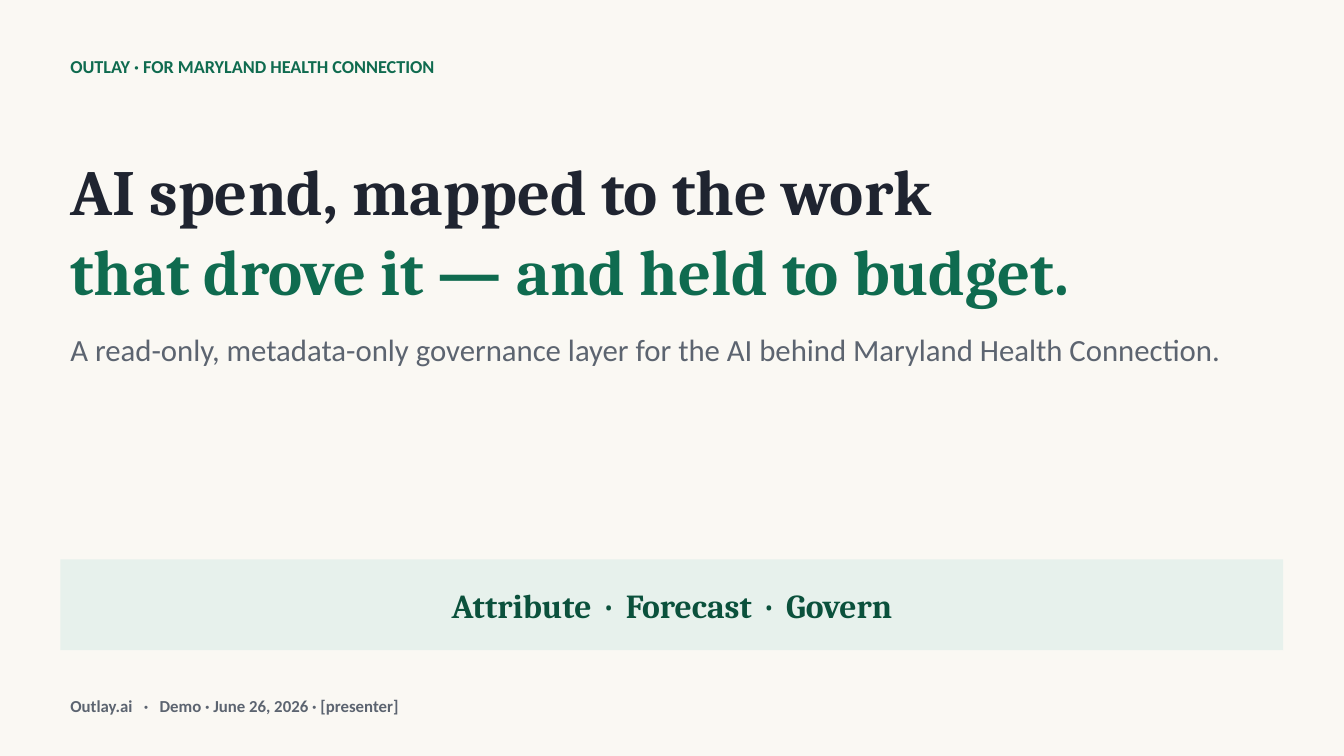
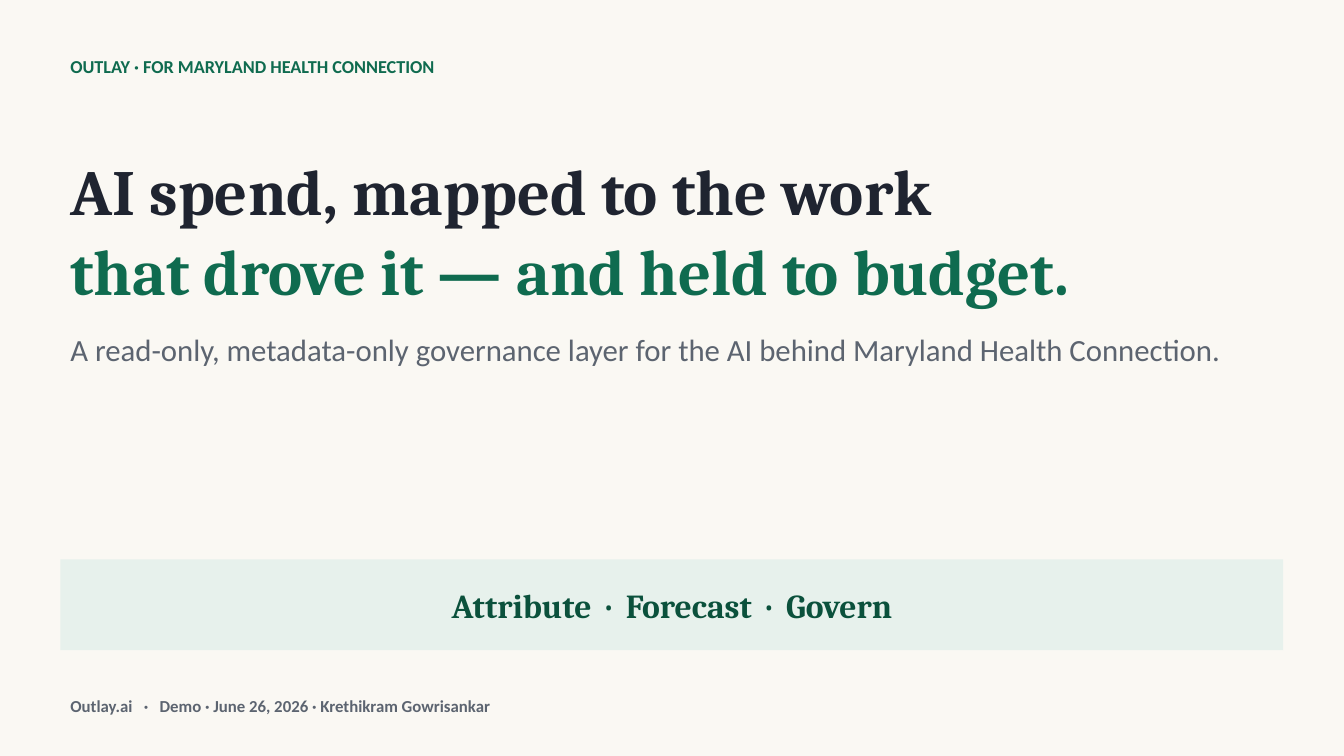
Before and after one commit to krethikram-sudo/options-bot, a slide deck: slide 3 of docs/mhbe-demo-deck.pptx. Drawn at 1344x756 pixels with LibreOffice and Linux fonts; fonts in the diff are those of the drawing. Boxes give left, top, right and bottom in pixels: in the first picture for what was removed or moved away, otherwise in the second. Text is boxed around its words. In the diff, an @@ line names an element or a change of style, - is before the commit and + after.

```diff
--- a/docs/mhbe-demo-deck.pptx
+++ b/docs/mhbe-demo-deck.pptx
@@ text at (x1=70, y1=700, x2=490, y2=715): text changed @@
-Outlay.ai · Demo · June 26, 2026 · [presenter]
+Outlay.ai · Demo · June 26, 2026 · Krethikram Gowrisankar
```
Also in this commit, not shown: 2 other slides changed, 1 slide added, 1 slide removed, 2 other files.
